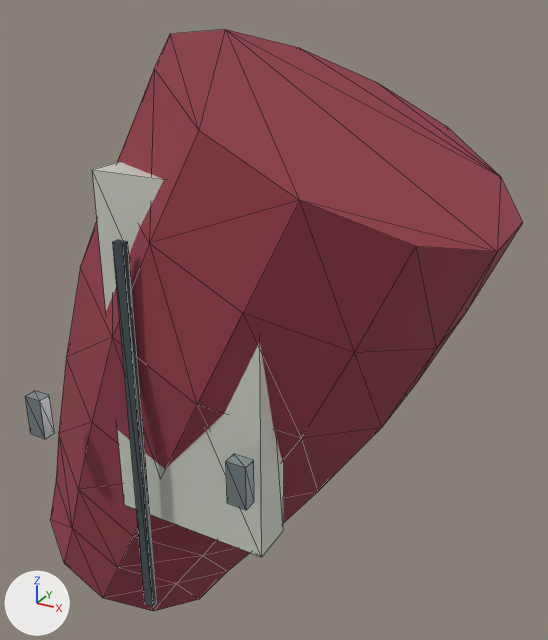
What one commit did to the glTF model Resource/Export/Modules/Outfit_Researcher_Male_Normal_Sleeve_R.glb.
Rendered twice from a camera (50 mm lens) standing at (-0.078, -0.305, 1.486) and looking at (-0.252, 0.012, 1.327). The axes (+X, +Y, +Z) are drawn at lower left. The lights are the same throughout. The first picture is the older version. Mesh edges are drawn as thin lines. Vertices at exactly the same position are counted once.

Objects in the first picture: 'Outfit_Researcher_Male_Normal_Sleeve_R'.
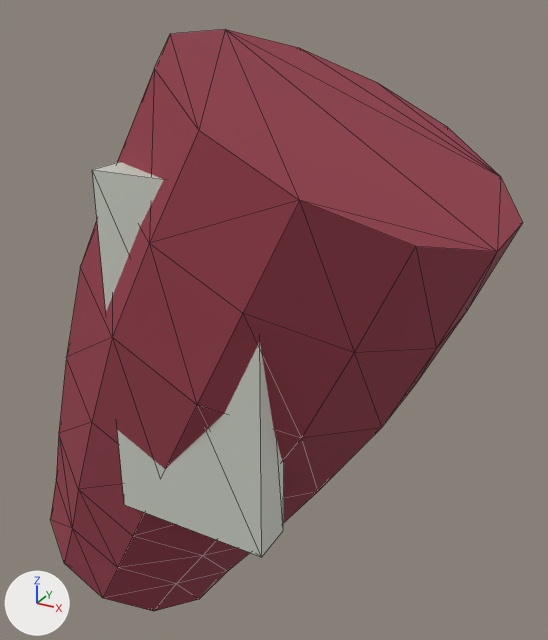
Changed parts and their boxes (x1, y1, x2, y2) in the pictures (548 x 640 px):
'Outfit_Researcher_Male_Normal_Sleeve_R', reshaped
    before: (25, 29, 523, 611)
    after: (50, 29, 523, 611)
part 1 of me_outfit_researcher_male_normal_sleeve_r_mesh_001, deleted
    before: (25, 391, 54, 439)
part 2 of me_outfit_researcher_male_normal_sleeve_r_mesh_001, deleted
    before: (226, 454, 254, 510)
part 3 of me_outfit_researcher_male_normal_sleeve_r_mesh_001, deleted
    before: (113, 240, 157, 607)

What the commit changed:
me_outfit_researcher_male_normal_sleeve_r_mesh_001 is used by ob_outfit_researcher_male_normal_sleeve_r; location (0.0, 0.0, 0.0).
me_outfit_researcher_male_normal_sleeve_r_mesh_001 had 116 vertices, 212 faces and spanned x -0.391..-0.136, y -0.095..0.086, z 1.144..1.467.
me_outfit_researcher_male_normal_sleeve_r_mesh_001 now has 92 vertices, 176 faces and spans x -0.391..-0.136, y -0.086..0.086, z 1.144..1.467.
me_outfit_researcher_male_normal_sleeve_r_mesh_001 part 1: the loose piece of 8 vertices spanning x -0.322..-0.313, y -0.095..-0.089, z 1.296..1.316 is deleted.
me_outfit_researcher_male_normal_sleeve_r_mesh_001 part 2: the loose piece of 8 vertices spanning x -0.215..-0.206, y -0.095..-0.089, z 1.296..1.316 is deleted.
me_outfit_researcher_male_normal_sleeve_r_mesh_001 part 3: the loose piece of 8 vertices spanning x -0.266..-0.261, y -0.09..-0.087, z 1.215..1.396 is deleted.
me_outfit_researcher_male_normal_sleeve_r_mesh_001 no longer uses material mat_fabric_seam (greyish blue #424d52).
me_outfit_researcher_male_normal_sleeve_r_mesh_001 no longer uses material mat_fastener_titanium (grey #a8b6ba).
